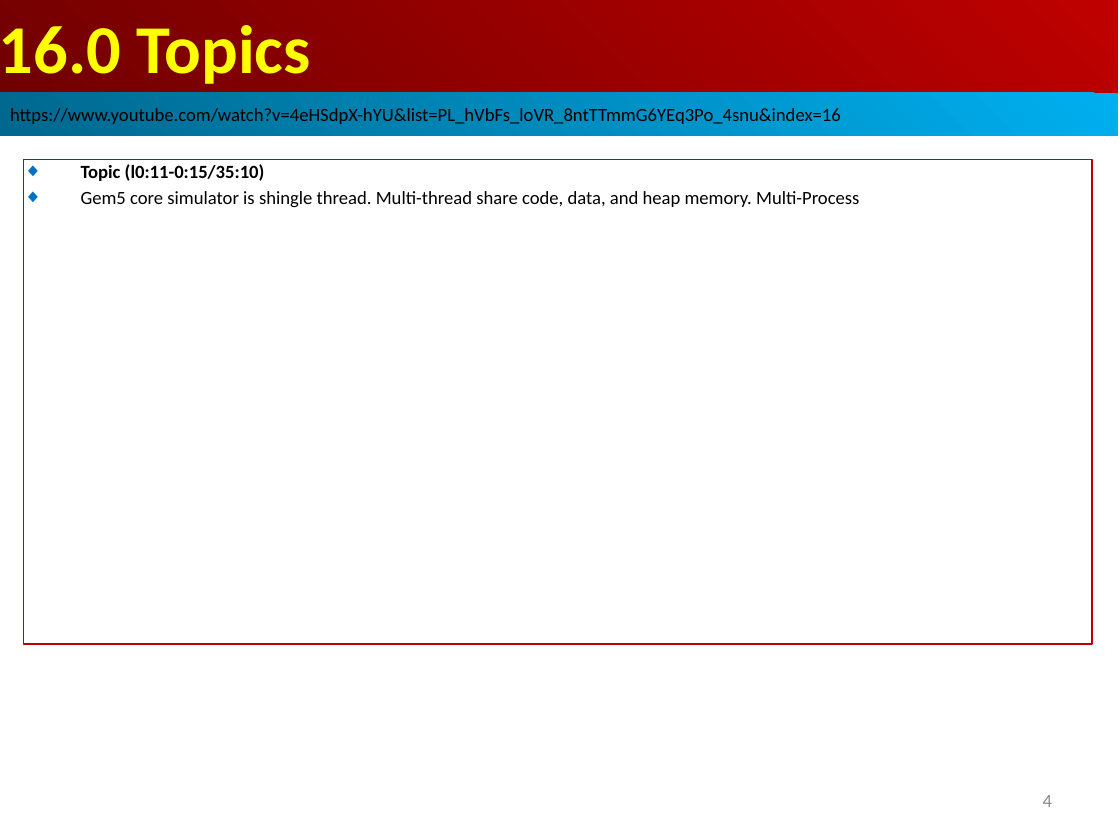
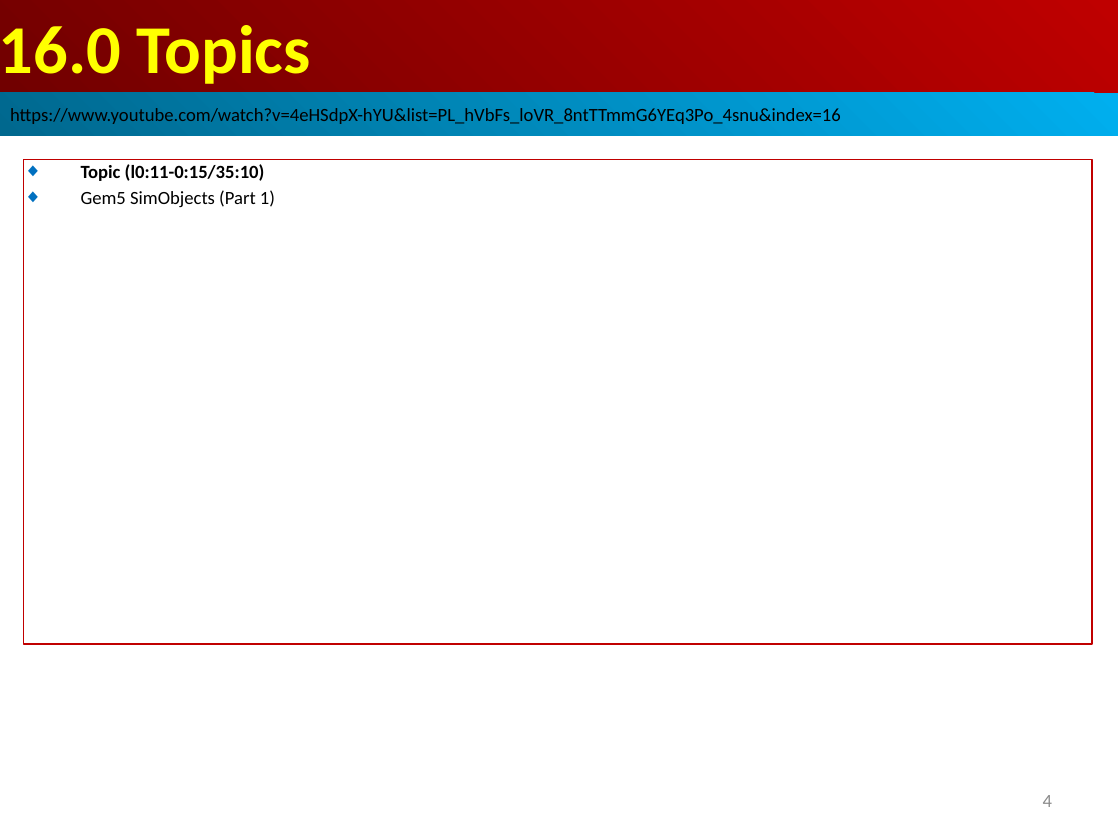
Before and after one commit to peterhchen/AIU_CS850_Gem5_McPAT, a slide deck: slide 4 of 050_Gem5/016.SimObj_01/000_Video/016.SimObj_01.ppt. Drawn at 1120x840 pixels with LibreOffice and Linux fonts; fonts in the diff are those of the drawing. Boxes give left, top, right and bottom in pixels: in the first picture for what was removed or moved away, otherwise in the second. Text is boxed around its words. In the diff, an @@ line names an element or a change of style, - is before the commit and + after.

```diff
--- a/050_Gem5/016.SimObj_01/000_Video/016.SimObj_01.ppt
+++ b/050_Gem5/016.SimObj_01/000_Video/016.SimObj_01.ppt
@@ text in rectangle at [81, 190, 275, 207]: text changed @@
-◆ Gem5 core simulator is shingle thread. Multi-thread share code, data, and heap memory. Multi-Process
+◆ Gem5 SimObjects (Part 1)
```
